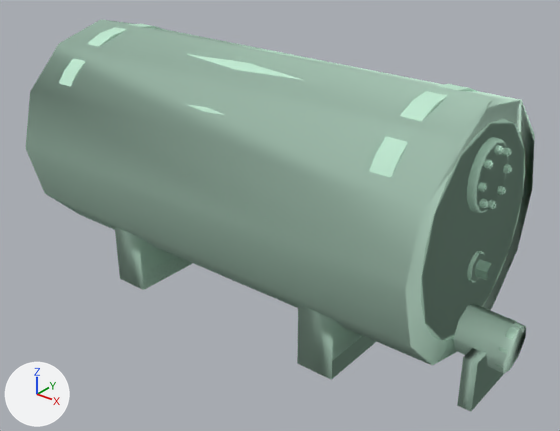
The Blender file src/props_2fort/tank001.blend: old version first, new version second.
One viewpoint serves both versions: a 50 mm lens placed at (286.0, -341.0, 273.0), pointed at (19.0, -7.0, 65.0). Every picture has the same lights, and +X, +Y and +Z are marked at lower left.

The older version as bpy lines, for what is in view:
```python
mat_phy = diffuse_material('  phy')
mat_phy.base_color = (0.658, 0.942, 0.774)  # white #d4f8e4
me_tank001_physics = bpy.data.meshes.new('tank001_physics')
me_tank001_physics.from_pydata(...)  # 64 vertices, 108 faces; spans x -143.0..173.0, y -72.0..72.0, z 0.0..162.0
me_tank001_physics.materials.append(mat_phy)  # white #d4f8e4
me_tank001_reference = bpy.data.meshes.new('tank001_reference')
me_tank001_reference.from_pydata(...)  # 1465 vertices, 2359 faces; spans x -143.0..173.0, y -69.0..69.0, z 0.0..161.0
me_tank001_reference.materials.append(mat_tank001)  # green #c2ead3
me_tank001_reference_lod1 = bpy.data.meshes.new('tank001_reference_lod1')
me_tank001_reference_lod1.from_pydata(...)  # 315 vertices, 548 faces; spans x -143.0..173.0, y -69.0..69.0, z 0.0..161.0
me_tank001_reference_lod1.materials.append(mat_tank001)  # green #c2ead3
ob_tank001_physics = bpy.data.objects.new('tank001_physics', me_tank001_physics)
ob_tank001_physics.location = (0.0, 0.0, 0.0)
ob_tank001_reference = bpy.data.objects.new('tank001_reference', me_tank001_reference)
ob_tank001_reference.location = (0.0, 0.0, 0.0)
ob_tank001_reference_lod1 = bpy.data.objects.new('tank001_reference_lod1', me_tank001_reference_lod1)
ob_tank001_reference_lod1.location = (0.0, 0.0, 0.0)
```
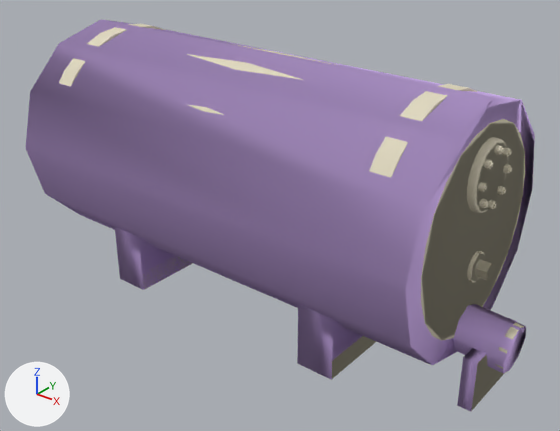
What differs and where, as boxes [x1, y1, x2, y2] in the pictures (560 x 431 px):
'tank001_physics', recoloured (white to purple): [25, 20, 535, 411] in both

What changed in the scene script:
```text
Change mat_phy:
    mat_phy.base_color: (0.658, 0.942, 0.774) -> (0.657, 0.462, 0.889)  # white #d4f8e4 -> purple #d4b5f2
```
